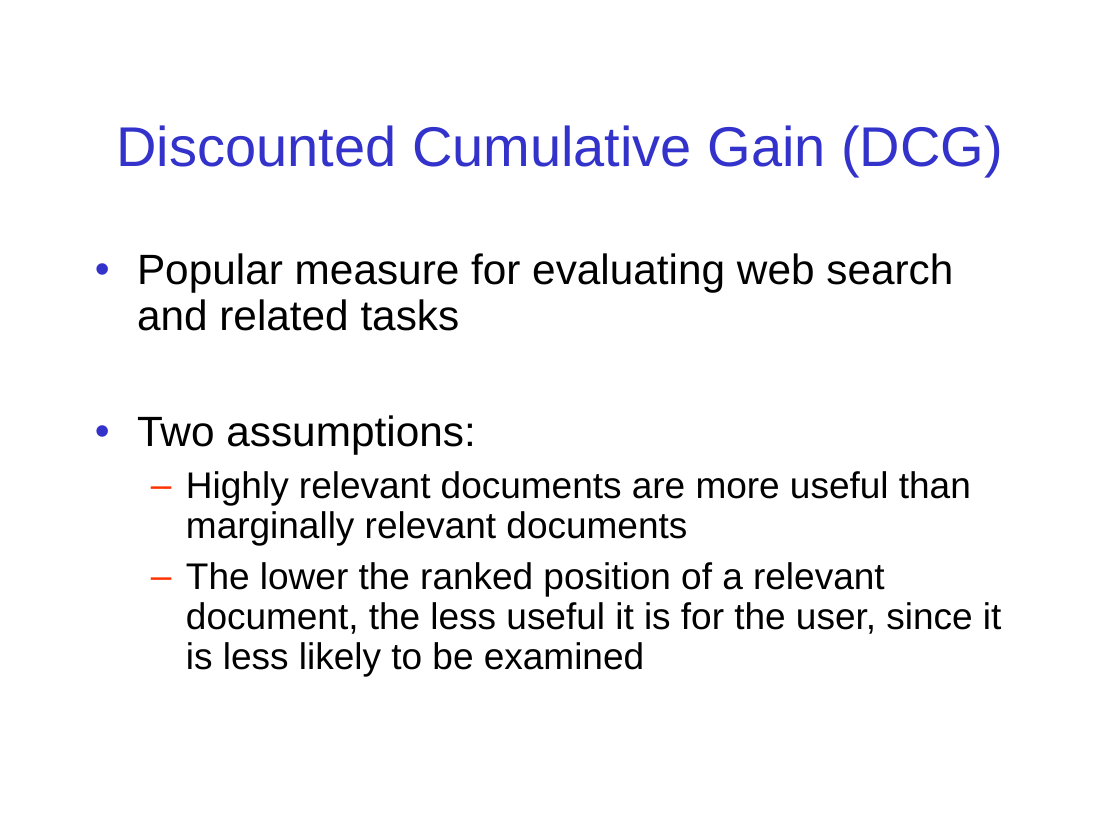
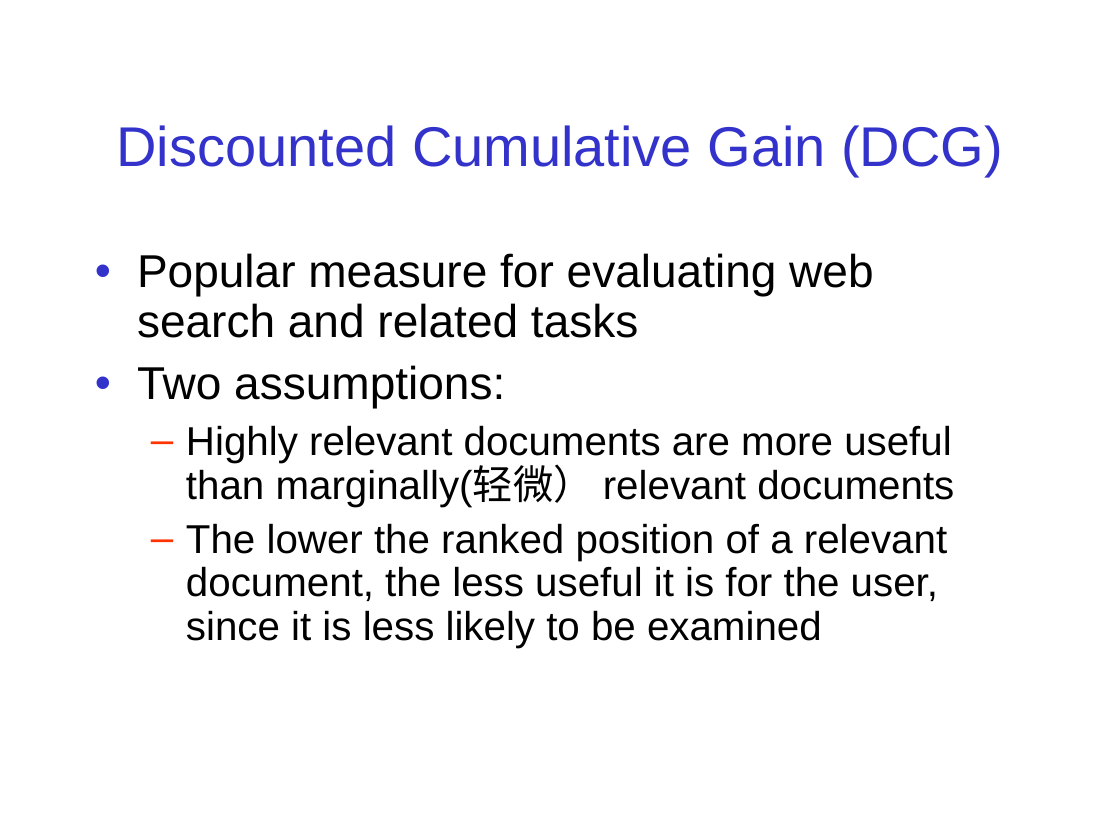
Before and after one commit to zhengxq27/Junoir_study_last, a slide deck: slide 69 of 数据挖掘/课件/retrieval-evaluation.ppt. Drawn at 1120x840 pixels with LibreOffice and Linux fonts; fonts in the diff are those of the drawing. Boxes give left, top, right and bottom in pixels: in the first picture for what was removed or moved away, otherwise in the second. Text is boxed around its words. In the diff, an @@ line names an element or a change of style, - is before the commit and + after.

```diff
--- a/数据挖掘/课件/retrieval-evaluation.ppt
+++ b/数据挖掘/课件/retrieval-evaluation.ppt
@@ text at (137,253,947,648): size 27.2 to 29.6 pt in "Popular measure for evaluating web search and ...", "Two assumptions:"; size 23.8 to 25.9 pt in "The lower the ranked position of a ..." @@
@@ text at (186,425,954,507): text changed; size 23.8 to 25.9 pt @@
-  – Highly relevant documents are more useful than marginally relevant documents
+  – Highly relevant documents are more useful than marginally(轻微） relevant documents
```
Also in this commit, not shown: 12 other slides changed.
